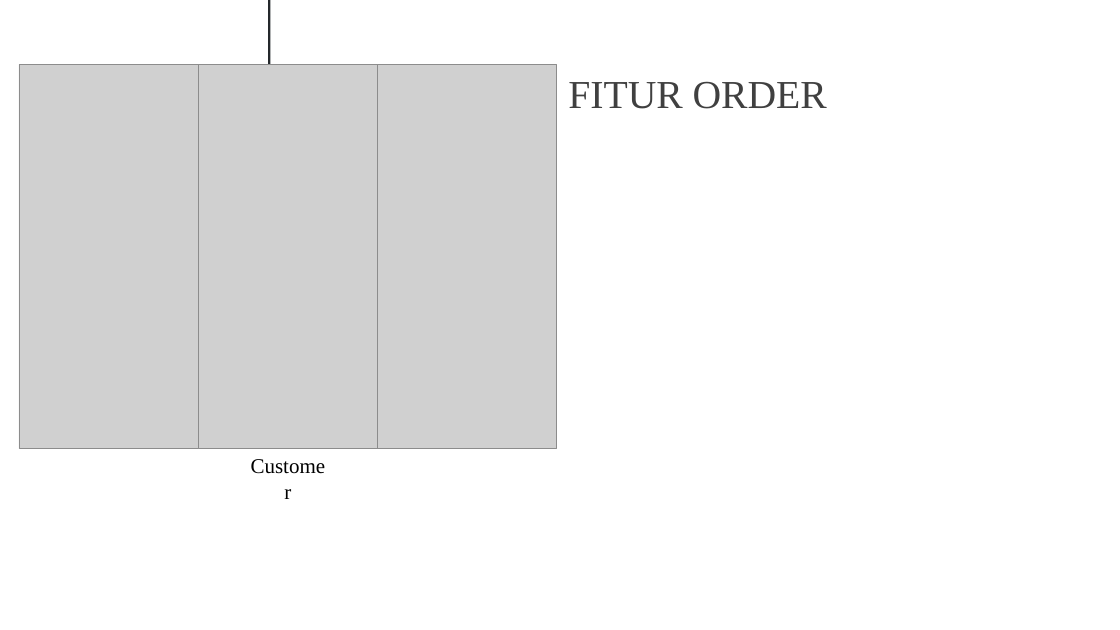
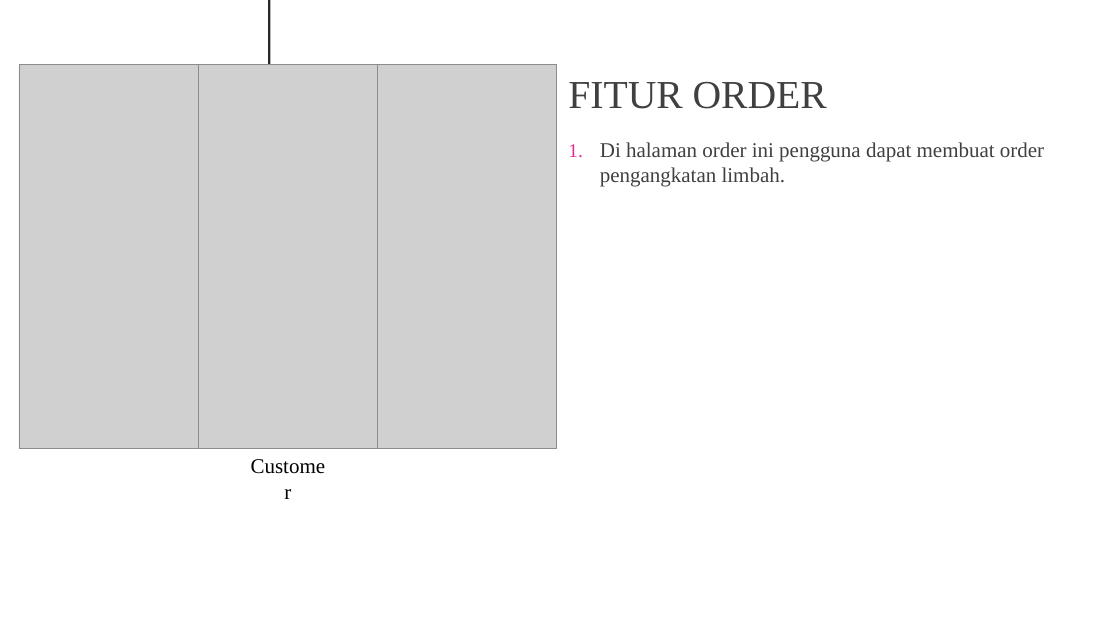
Before and after one commit to palindungan/file_penting_cadangan, a slide deck: slide 14 of PKL Industri 2020/magang_ppt.pptx (slide 13 before the commit). Drawn at 1120x630 pixels with LibreOffice and Linux fonts; fonts in the diff are those of the drawing; grey boxes stand for pictures. Boxes give left, top, right and bottom in pixels: in the first picture for what was removed or moved away, otherwise in the second. Text is boxed around its words. In the diff, an @@ line names an element or a change of style, - is before the commit and + after.

```diff
--- a/PKL Industri 2020/magang_ppt.pptx
+++ b/PKL Industri 2020/magang_ppt.pptx
@@ text added at <box>600,142,1044,187</box>, 18 pt, text #404040 @@
+1. Di halaman order ini pengguna dapat membuat order pengangkatan limbah.
```
Also in this commit, not shown: 8 other slides changed, 1 slide added, 1 other file.
